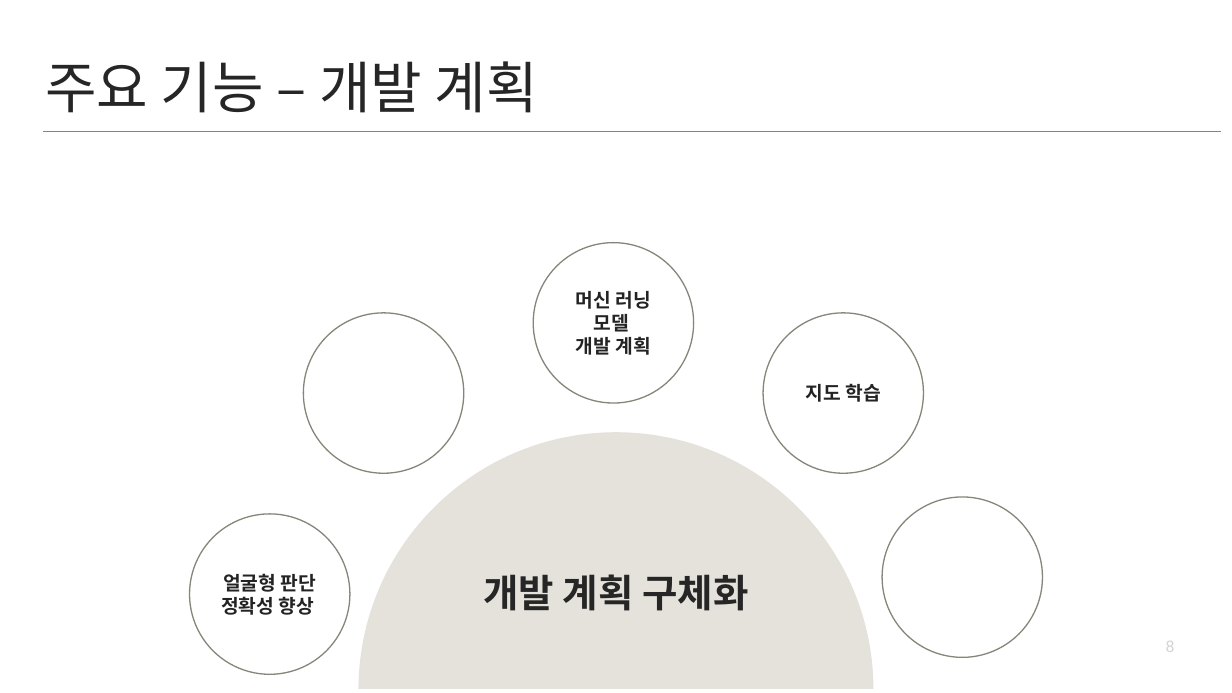
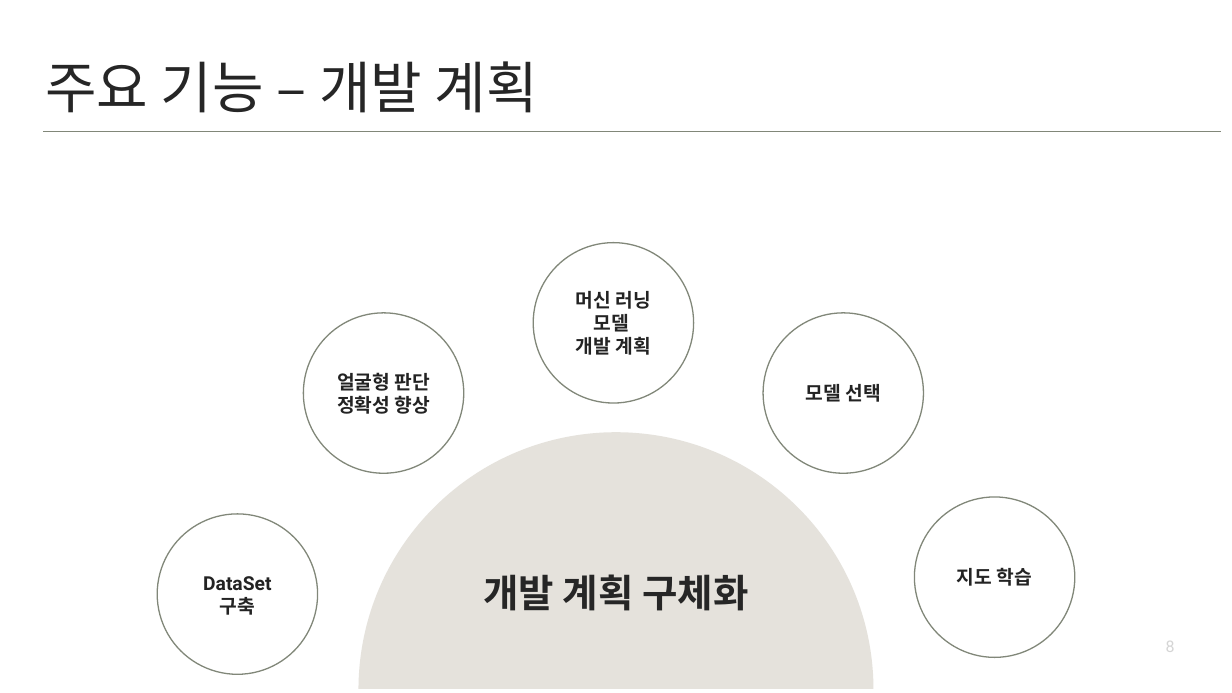
Before and after one commit to kookmin-sw/capstone-2021-14, a slide deck: slide 8 of docs/Capstone-team14-presentation.pptx. Drawn at 1232x693 pixels with LibreOffice and Linux fonts; fonts in the diff are those of the drawing. Boxes give left, top, right and bottom in pixels: in the first picture for what was removed or moved away, otherwise in the second. Text is boxed around its words. In the diff, an @@ line names an element or a change of style, - is before the commit and + after.

```diff
--- a/docs/Capstone-team14-presentation.pptx
+++ b/docs/Capstone-team14-presentation.pptx
@@ ellipse "얼굴형 판단": place and size @@
-ellipse "얼굴형 판단" at box(189, 514, 350, 674)
+ellipse "얼굴형 판단" at box(303, 313, 464, 473)
@@ ellipse removed at box(303, 313, 464, 473) @@
@@ ellipse added at box(763, 313, 923, 473), fill #FFFFFF, outline #818779 2 pt, 30 pt, text #232323, bold @@
+모델 선택
@@ text in ellipse at box(337, 372, 430, 414): text changed @@
-얼굴형 판단
-정확성 향상
+얼굴형 판단
+정확성 향상
@@ ellipse removed at box(882, 497, 1042, 657) @@
@@ ellipse "지도 학습": place and size @@
-ellipse "지도 학습" at box(763, 313, 923, 473)
+ellipse "지도 학습" at box(914, 497, 1074, 657)
@@ ellipse added at box(157, 514, 317, 674), fill #FFFFFF, outline #818779 2 pt, 30 pt, text #232323, bold @@
+DataSet 구축
```
Also in this commit, not shown: 3 other slides changed, 3 other files.
